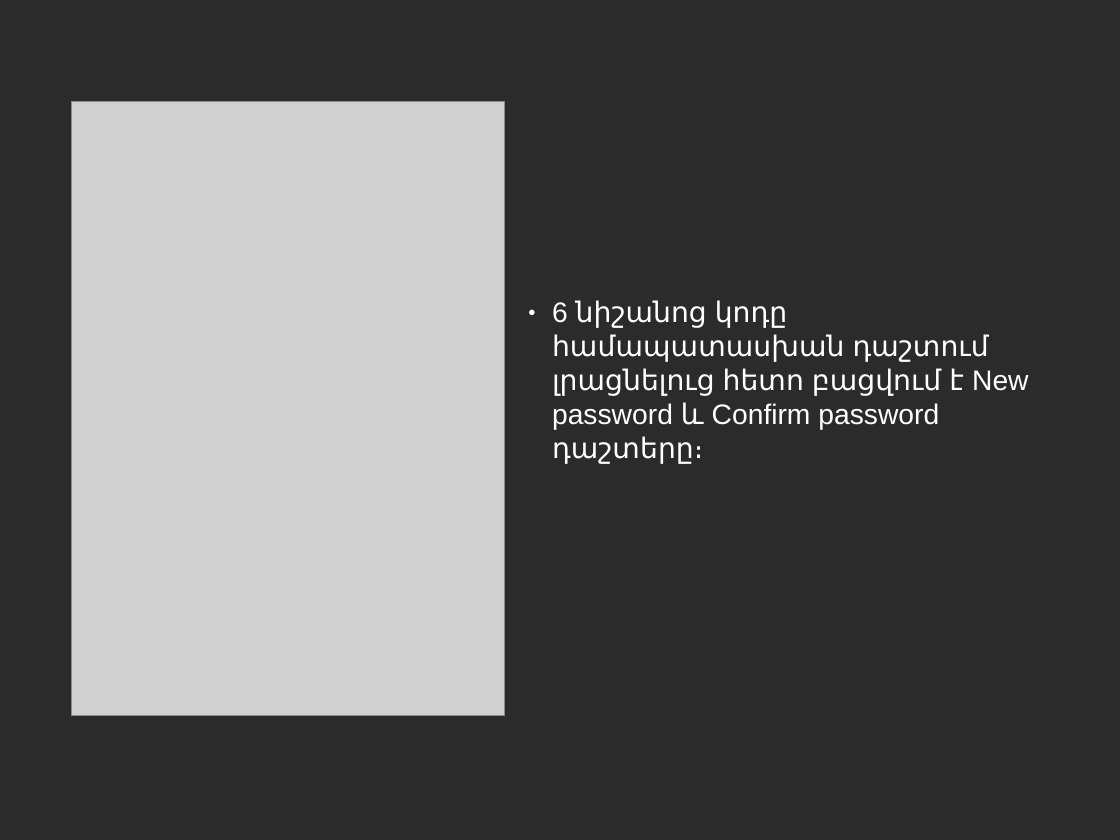
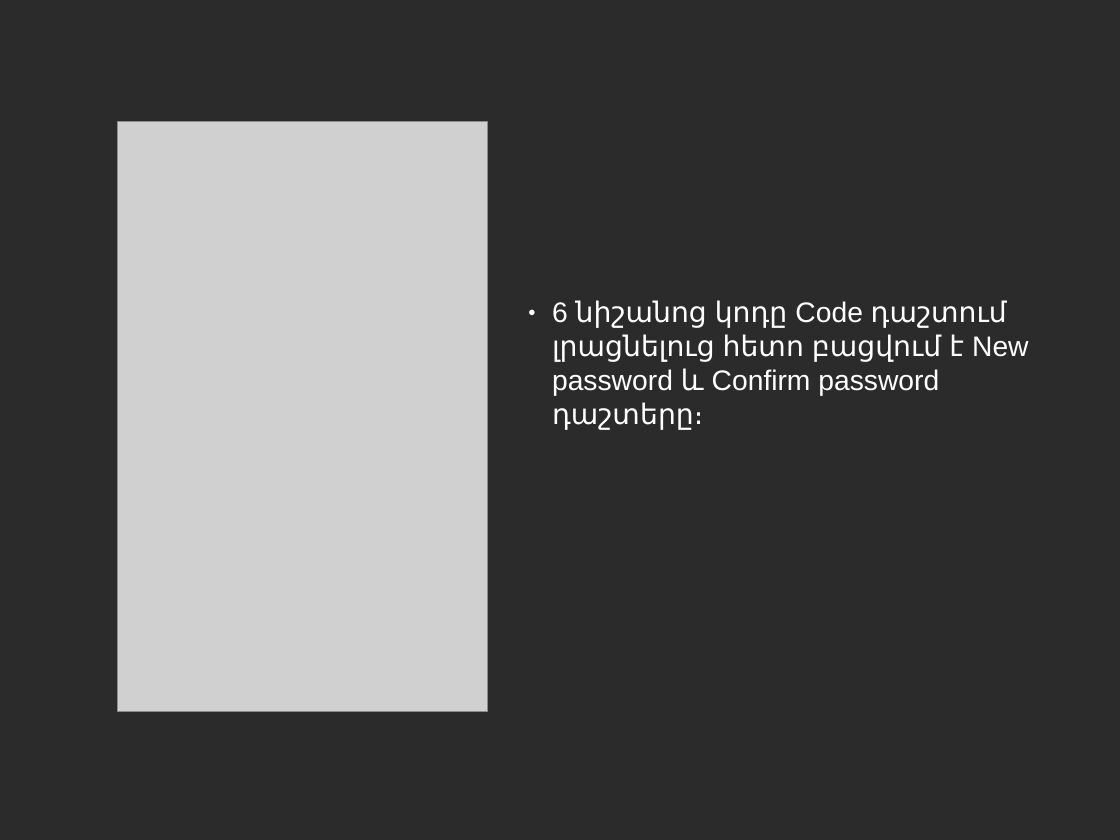
Before and after one commit to vanit-basic/instant_messenger, a slide deck: slide 8 of Documentation/Documentation.odp. Drawn at 1120x840 pixels with LibreOffice and Linux fonts; fonts in the diff are those of the drawing; grey boxes stand for pictures; background and template pictures are left out; a plain dark background stands for a picture behind light text. Boxes give left, top, right and bottom in pixels: in the first picture for what was removed or moved away, otherwise in the second. Text is boxed around its words. In the diff, an @@ line names an element or a change of style, - is before the commit and + after.

```diff
--- a/Documentation/Documentation.odp
+++ b/Documentation/Documentation.odp
@@ picture: place and size @@
-picture at (71, 102, 505, 715)
+picture at (118, 122, 488, 711)
@@ text at (552, 300, 1028, 430): text changed @@
-● 6 նիշանոց կոդը համապատասխան դաշտում լրացնելուց հետո բացվում է New password և Confirm password դաշտերը։
+● 6 նիշանոց կոդը Code դաշտում լրացնելուց հետո բացվում է New password և Confirm password դաշտերը։
```
Also in this commit, not shown: 20 other slides changed.
